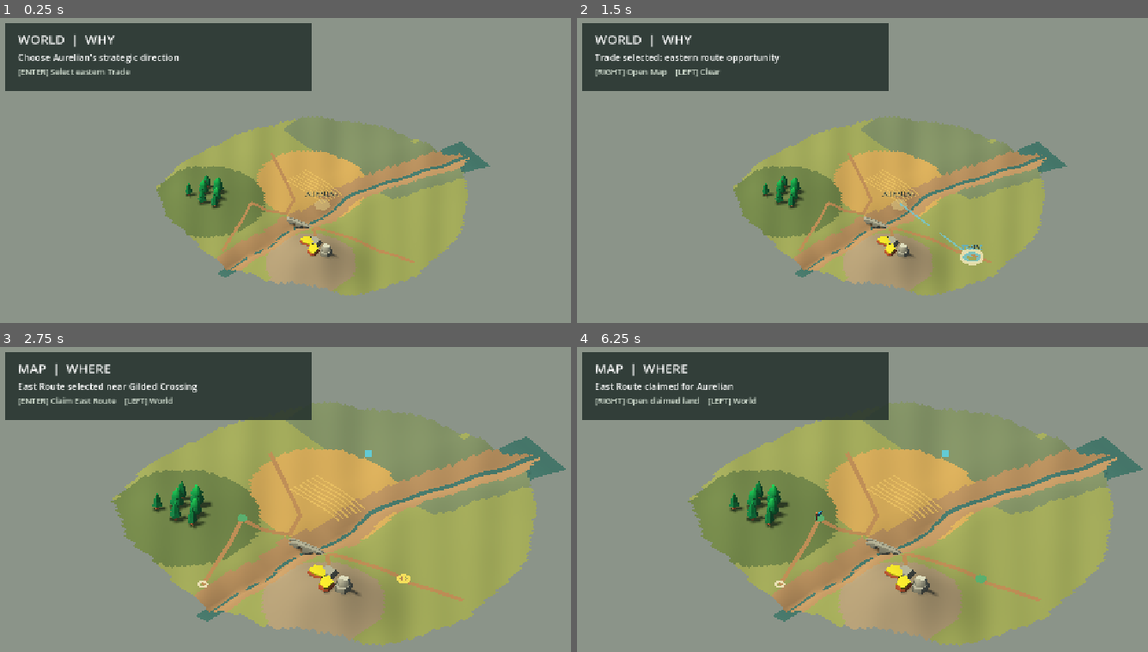
Above: before the commit, frames 1-4 (two rows, left to right).
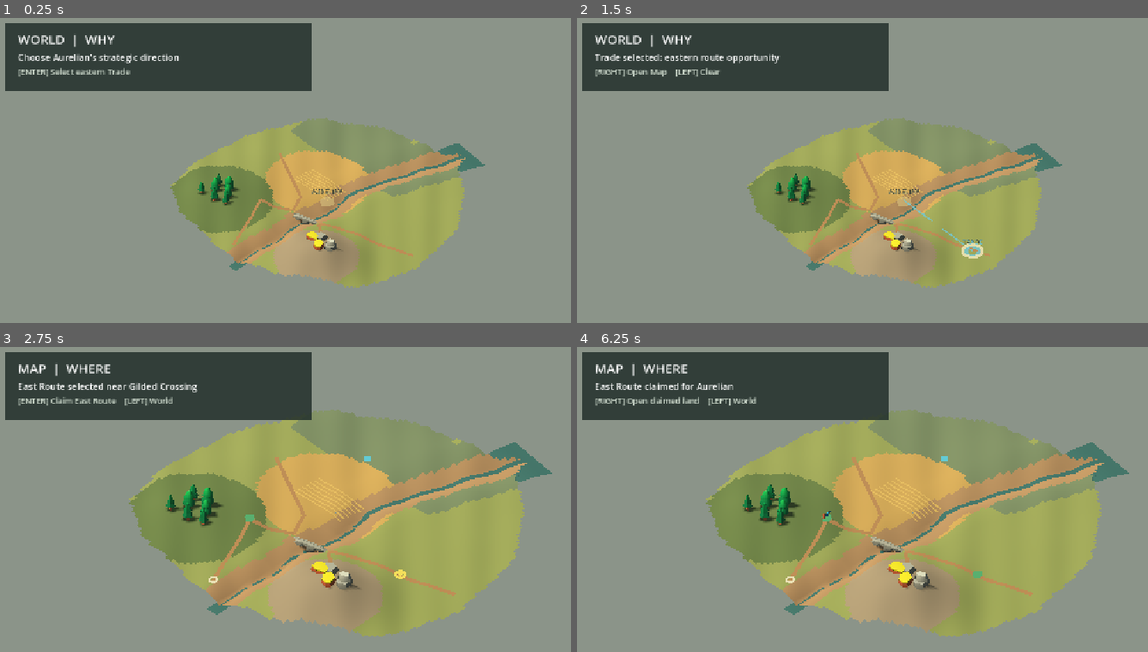
Above: after the commit, the same moments.

Repository: tomat60/pixel-nations
Game: Godot game, scene res://scenes/aurelian/playable_aurelian_entry_v1.tscn
The game is run twice, just before and just after one commit, with the same random seed, the same clock (stepped at 60 frames per second) and the same inputs.
Inputs (mouse positions are in pixels of both pictures, inside the frame that each line leads up to):
- Up to frame 1 (0.25 s): no input
- Up to frame 2 (1.5 s): tap Enter (ui_accept) at 0.5, 0.77, 1.25 s; move the mouse to (1062, 182) at 0.52 s; hold Right (ui_right) 0.53-1.28 s; click (1062, 182) at 0.67 s; move the mouse to (771, 219) at 1.27 s; hold Left (ui_left) from 1.28 s (still down)
- Up to frame 3 (2.75 s): tap Enter (ui_accept) at 1.52, 2 s; move the mouse to (399, 444) at 2.02 s; release Left (ui_left) at 2.03 s; hold Right (ui_right) from 2.03 s (still down)
- Up to frame 4 (6.25 s): tap Enter (ui_accept) at 2.75, 3.02, 3.5, 3.77, 4.25, 4.52, 6.02 s; move the mouse to (873, 606) at 2.77 s; click (873, 606) at 2.92 s; move the mouse to (1113, 587) at 3.52 s; release Right (ui_right) at 3.53 s; hold Left (ui_left) 3.53-5.78 s; move the mouse to (702, 472) at 4.27 s; move the mouse to (942, 530) at 5.02 s; click (942, 530) at 5.17 s; move the mouse to (805, 432) at 5.77 s; hold Right (ui_right) from 5.78 s (still down)

The runs differ from the first frame. In frame 1, 6.3% of the frame differs, in the area x 27-86%, y 32-91%; in frame 2, 6.6%; in frame 3, 11%; in frame 4, 11%, in the area x 19-100%, y 17-99%.

Commit message:
Frame visible Aurelian expansion

Diff:
--- a/game/scenes/aurelian/production_village_v1.gd
+++ b/game/scenes/aurelian/production_village_v1.gd
@@ -8,9 +8,9 @@
 const STILL_SIZE := Vector2i(1440, 900)
 const VILLAGE_STATES := ["claimed", "founded", "developed"]
 const CAMERA_CONTRACT := {
-	"village": {"center": Vector2(390, 320), "size": 7.2},
-	"map": {"center": Vector2(500, 435), "size": 16.2},
-	"world": {"center": Vector2(500, 500), "size": 22.0},
+	"village": {"center": Vector2(382, 326), "size": 9.0},
+	"map": {"center": Vector2(500, 430), "size": 17.4},
+	"world": {"center": Vector2(500, 480), "size": 23.4},
 	"bridge": {"center": Vector2(515, 340), "size": 4.8},
 }
 
@@ -133,6 +133,7 @@
 		clone.name = derived_name
 		var multiplier := float(spec.get("scale", 1.0))
 		clone.scale = source.scale * Vector3(multiplier, multiplier, multiplier)
+		clone.rotation_degrees.y += float(spec.get("rotation_y_degrees", 0.0))
 		source.get_parent().add_child(clone)
 	return true
 
